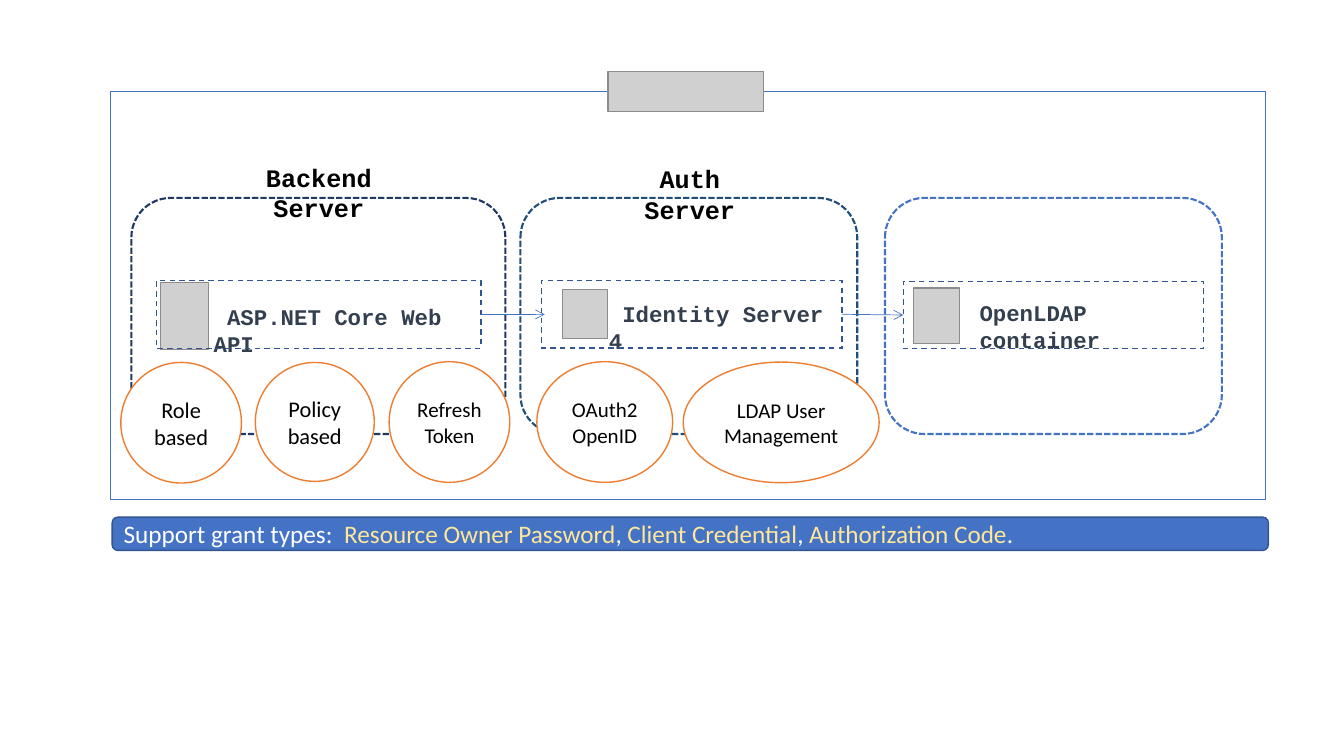
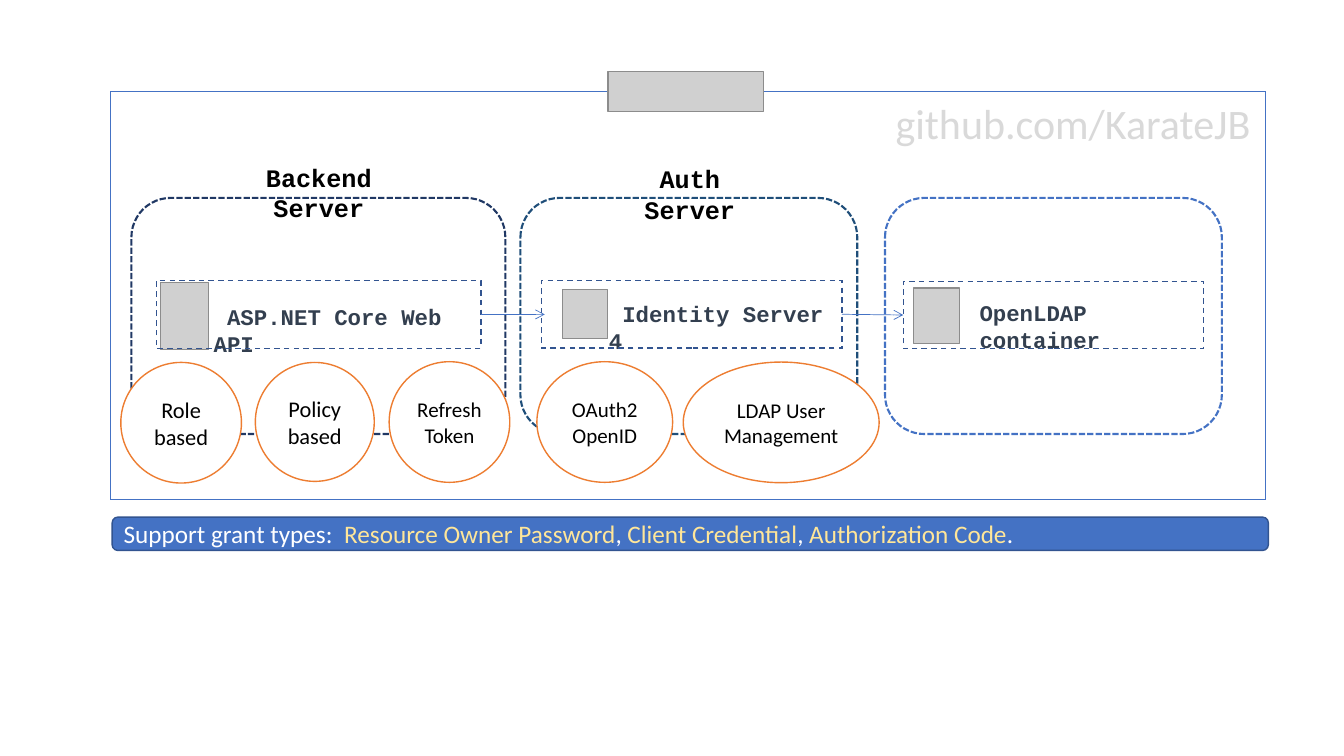
Before and after one commit to KarateJB/AspNetCore.IdentityServer4.Sample, a slide deck: slide 3 of doc/Architecture.pptx. Drawn at 1344x756 pixels with LibreOffice and Linux fonts; fonts in the diff are those of the drawing; grey boxes stand for pictures. Boxes give left, top, right and bottom in pixels: in the first picture for what was removed or moved away, otherwise in the second. Text is boxed around its words. In the diff, an @@ line names an element or a change of style, - is before the commit and + after.

```diff
--- a/doc/Architecture.pptx
+++ b/doc/Architecture.pptx
@@ text added at (896,99,1251,150), 30 pt, text #D9D9D9 @@
+github.com/KarateJB
```
Also in this commit, not shown: 1 slide added, 1 other file.
